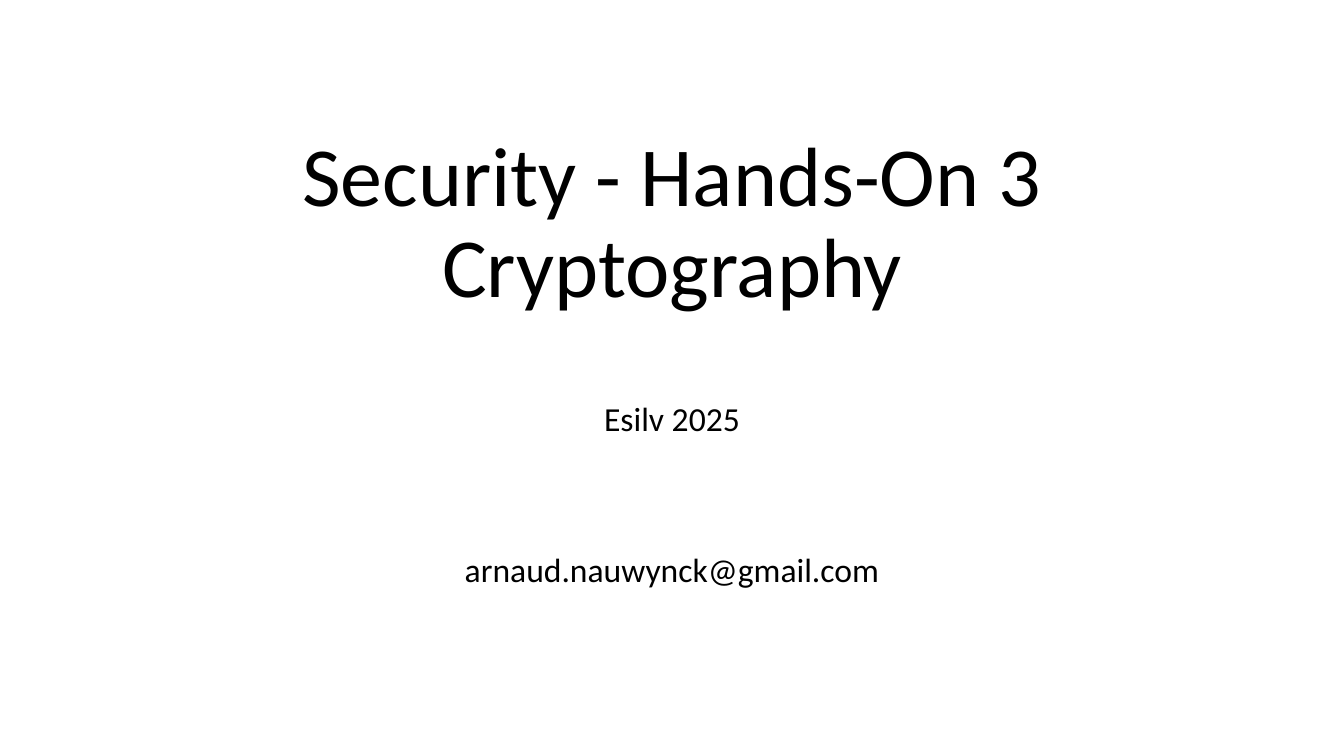
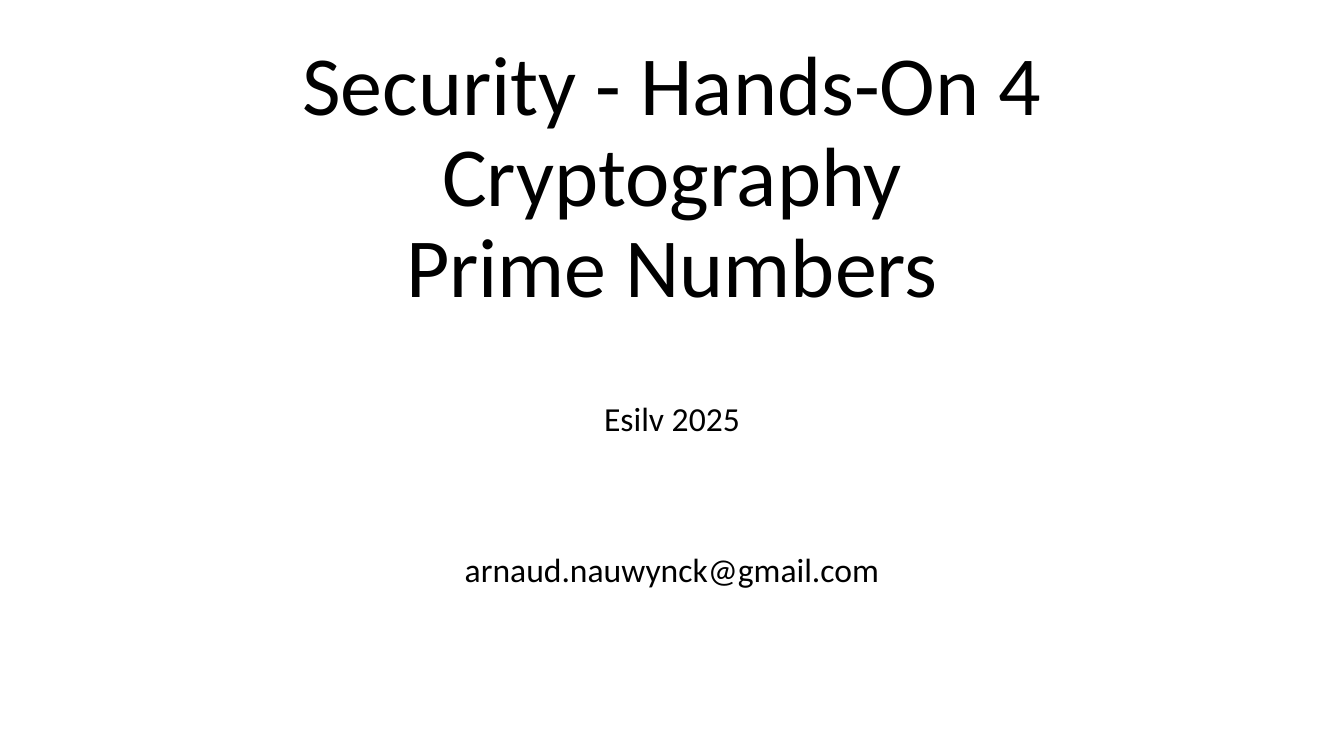
Before and after one commit to Arnaud-Nauwynck/presentations, a slide deck: slide 1 of security/hands-on/Security-TD4-cryptography-prime-numbers.pptx. Drawn at 1344x756 pixels with LibreOffice and Linux fonts; fonts in the diff are those of the drawing. Boxes give left, top, right and bottom in pixels: in the first picture for what was removed or moved away, otherwise in the second. Text is boxed around its words. In the diff, an @@ line names an element or a change of style, - is before the commit and + after.

```diff
--- a/security/hands-on/Security-TD4-cryptography-prime-numbers.pptx
+++ b/security/hands-on/Security-TD4-cryptography-prime-numbers.pptx
@@ title at (x1=302, y1=56, x2=1042, y2=298): text changed @@
-Security - Hands-On 3
-Cryptography
+Security - Hands-On 4
+Cryptography
+Prime Numbers
```
Also in this commit, not shown: 5 other slides changed, 22 slides added, 3 slides removed, 23 other files.
